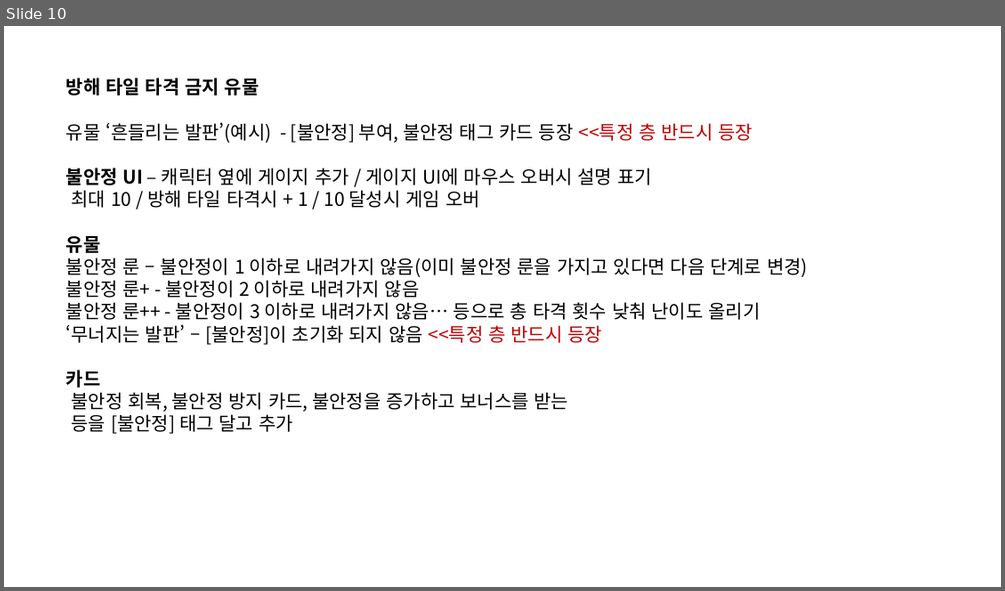
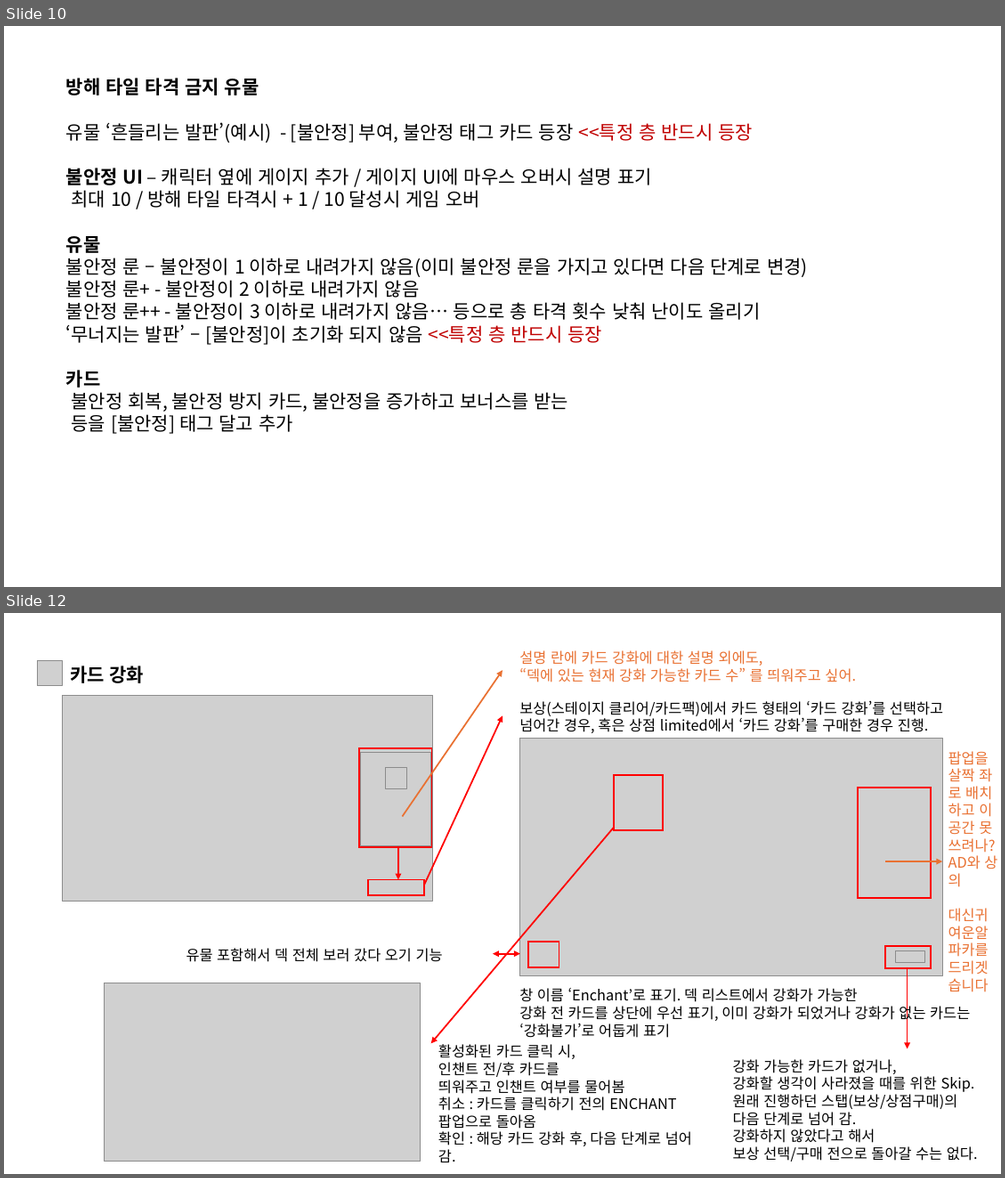
Before and after one commit to kauthor/FluffyDisdog, a slide deck: Plan/기획서/땅부수기2026 ch2.pptx. Shown one above the other, each under a label of ours: slide 10 before the commit, slides 10 and 12 after it; the slides between them are not shown. The pictures are 1005x591 and 1005x1178 pixels, drawn with LibreOffice and Linux fonts; fonts in the diff are those of the drawing; grey boxes stand for pictures; background and template pictures are left out. Boxes give left, top, right and bottom in pixels: in the first picture for what was removed or moved away, otherwise in the second. Text is boxed around its words. In the diff, an @@ line names an element or a change of style, - is before the commit and + after.

Commit message:
카드제거/카드강화 어쩌구 설명

```diff
--- a/Plan/기획서/땅부수기2026 ch2.pptx
+++ b/Plan/기획서/땅부수기2026 ch2.pptx
@@ slide 12 added at <box>4,613,1001,1174</box>, background #FFFFFF @@
@@ picture added at <box>38,661,63,686</box> @@
@@ text added at <box>70,666,145,683</box>, 18 pt, text #000000, bold @@
+카드 강화
@@ text added at <box>519,650,856,682</box>, 14 pt, text #E97132 @@
+설명 란에 카드 강화에 대한 설명 외에도,
+“덱에 있는 현재 강화 가능한 카드 수” 를 띄워주고 싶어.
@@ arrow added from (403, 817) to (502, 670), #E97132 1.5 pt @@
@@ picture added at <box>63,695,432,900</box> @@
@@ arrow added from (424, 884) to (502, 715), #FF0000 1.5 pt @@
@@ text added at <box>519,701,943,733</box>, 14 pt, text #000000 @@
+보상(스테이지 클리어/카드팩)에서 카드 형태의 ‘카드 강화’를 선택하고 넘어간 경우, 혹은 상점 limited에서 ‘카드 강화’를 구매한 경우 진행.
@@ picture added at <box>520,738,942,976</box> @@
@@ rectangle added at <box>359,748,432,847</box>, outline #FF0000 1.5 pt @@
@@ picture added at <box>360,752,431,845</box> @@
@@ picture added at <box>386,768,407,789</box> @@
@@ text added at <box>948,751,997,992</box>, 14 pt, text #E97132 @@
+팝업을
+살짝 좌
+로 배치
+하고 이
+공간 못
+쓰려나?
+AD와 상
+의
+대신귀
+여운알
+파카를
+드리겟
+습니다
@@ rectangle added at <box>615,775,663,831</box>, outline #FF0000 1.5 pt @@
@@ rectangle added at <box>858,787,930,898</box>, outline #FF0000 1.5 pt @@
@@ arrow added from (398, 847) to (398, 880), #FF0000 1.5 pt @@
@@ arrow added from (615, 827) to (431, 1043), #FF0000 1.5 pt @@
@@ arrow added from (886, 861) to (942, 861), #E97132 1.5 pt @@
@@ rectangle added at <box>368,880,424,895</box>, outline #FF0000 1.5 pt @@
@@ text added at <box>186,948,443,962</box>, 14 pt, text #000000 @@
+유물 포함해서 덱 전체 보러 갔다 오기 기능
@@ double arrow added from (520, 954) to (493, 954), #FF0000 1.5 pt @@
@@ rectangle added at <box>528,941,558,967</box>, outline #FF0000 1.5 pt @@
@@ rectangle added at <box>886,946,931,968</box>, outline #FF0000 1.5 pt @@
@@ picture added at <box>896,951,925,963</box> @@
@@ picture added at <box>104,983,420,1161</box> @@
@@ arrow added from (907, 967) to (907, 1049), #FF0000 1.5 pt @@
@@ text added at <box>519,988,970,1038</box>, 14 pt, text #000000 @@
+창 이름 ‘Enchant’로 표기. 덱 리스트에서 강화가 가능한
+강화 전 카드를 상단에 우선 표기, 이미 강화가 되었거나 강화가 없는 카드는 ‘강화불가’로 어둡게 표기
@@ text added at <box>438,1044,692,1162</box>, 14 pt, text #000000 @@
+활성화된 카드 클릭 시,
+인챈트 전/후 카드를
+띄워주고 인챈트 여부를 물어봄
+취소 : 카드를 클릭하기 전의 ENCHANT 팝업으로 돌아옴
+확인 : 해당 카드 강화 후, 다음 단계로 넘어 감.
@@ text added at <box>733,1059,978,1161</box>, 14 pt, text #000000 @@
+강화 가능한 카드가 없거나,
+강화할 생각이 사라졌을 때를 위한 Skip.
+원래 진행하던 스탭(보상/상점구매)의
+다음 단계로 넘어 감.
+강화하지 않았다고 해서
+보상 선택/구매 전으로 돌아갈 수는 없다.
```
Also in this commit, not shown: 1 slide changed, 1 other slide added.
